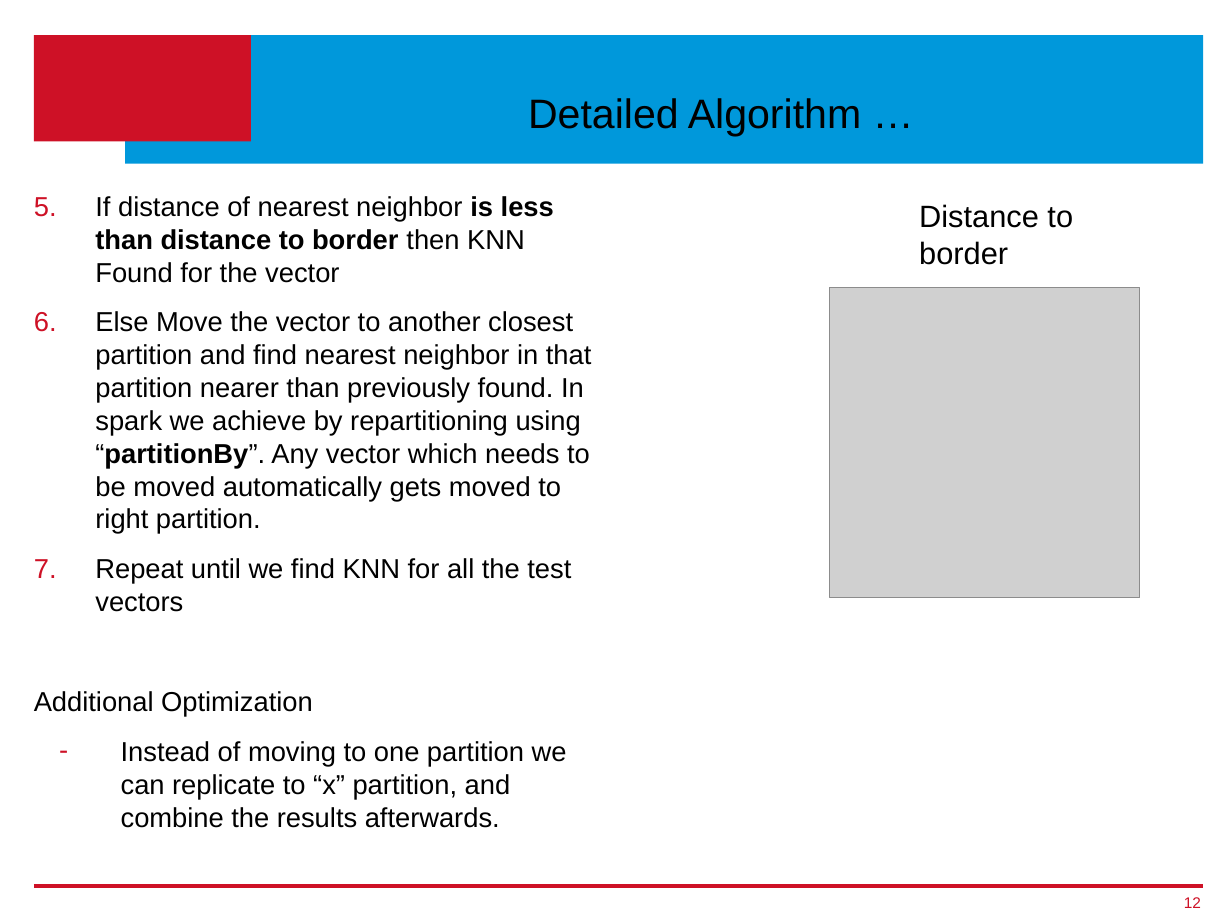
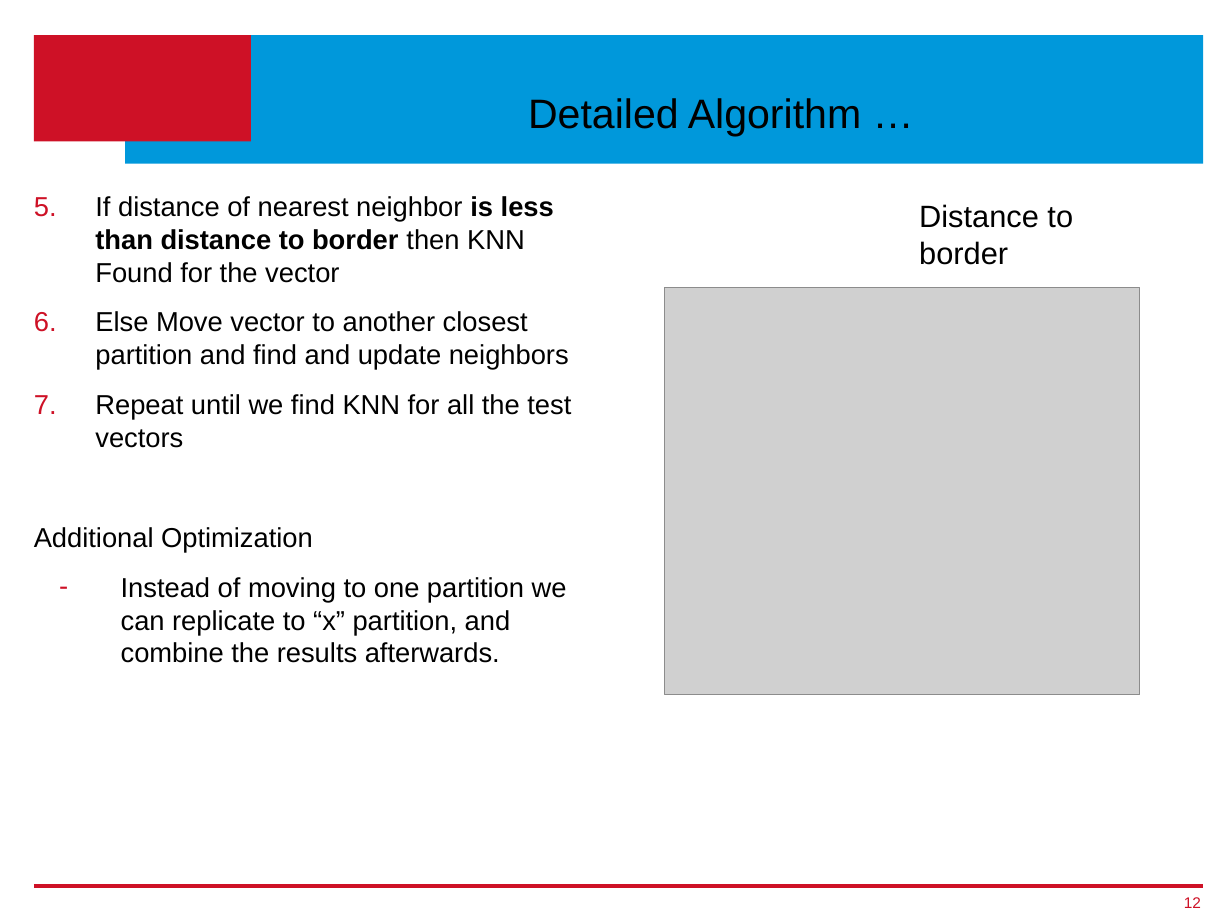
Before and after one commit to ageekymonk/syduni_ms_report, a slide deck: slide 12 of Thesis-Presentation_v1.pptx. Drawn at 1232x924 pixels with LibreOffice and Linux fonts; fonts in the diff are those of the drawing; grey boxes stand for pictures; background and template pictures are left out. Boxes give left, top, right and bottom in pixels: in the first picture for what was removed or moved away, otherwise in the second. Text is boxed around its words. In the diff, an @@ line names an element or a change of style, - is before the commit and + after.

```diff
--- a/Thesis-Presentation_v1.pptx
+++ b/Thesis-Presentation_v1.pptx
@@ picture: place and size @@
-picture at (829, 287, 1140, 598)
+picture at (664, 287, 1140, 695)
@@ text at (95, 311, 569, 370): text changed @@
-6. Else Move the vector to another closest partition and find nearest neighbor in that partition nearer than previously found. In spark we achieve by repartitioning using “partitionBy”. Any vector which needs to be moved automatically gets moved to right partition.
+6. Else Move vector to another closest partition and find and update neighbors
```
Also in this commit, not shown: 7 other slides changed, 5 slides added, 3 slides removed, 2 other files.
